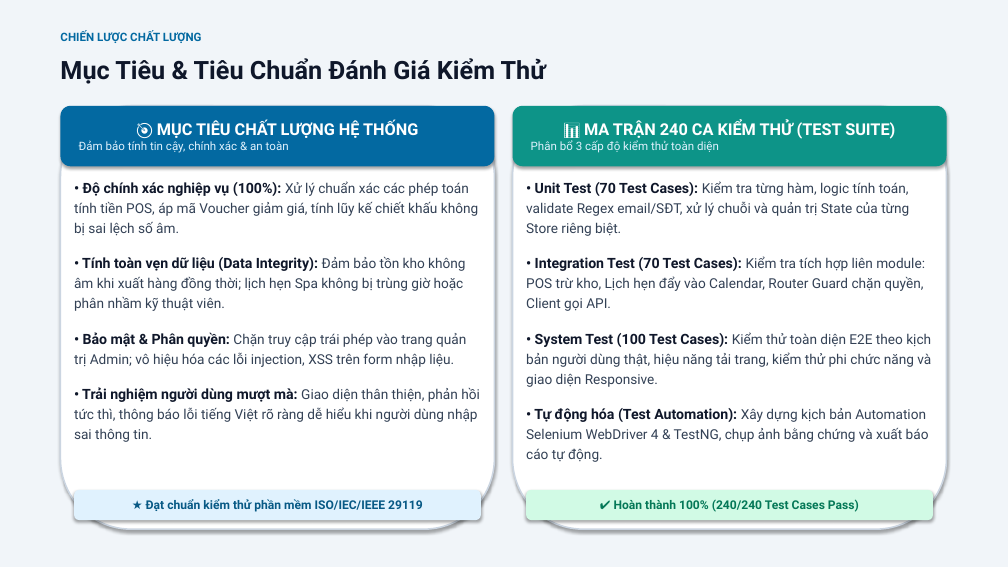
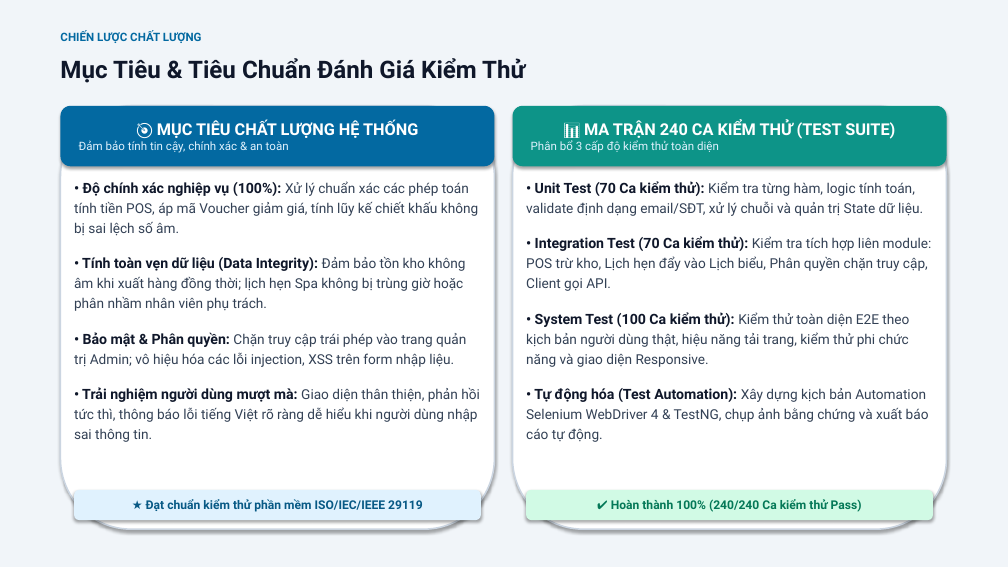
Before and after one commit to xuanmanh398/KiemThuPhanMem, a slide deck: slide 3 of BaoCao/Slide_BaoCao_DeTai4_Nhom9.pptx. Drawn at 1008x567 pixels with LibreOffice and Linux fonts; fonts in the diff are those of the drawing. Boxes give left, top, right and bottom in pixels: in the first picture for what was removed or moved away, otherwise in the second. Text is boxed around its words. In the diff, an @@ line names an element or a change of style, - is before the commit and + after.

```diff
--- a/BaoCao/Slide_BaoCao_DeTai4_Nhom9.pptx
+++ b/BaoCao/Slide_BaoCao_DeTai4_Nhom9.pptx
@@ text "Mục Tiêu & Tiêu Chuẩn ..." at <box>60,58,525,83</box>: size 24 to 23 pt @@
@@ text at <box>526,181,932,367</box>: text changed @@
-• Unit Test (70 Test Cases): Kiểm tra từng hàm, logic tính toán, validate Regex email/SĐT, xử lý chuỗi và quản trị State của từng Store riêng biệt.
-• Integration Test (70 Test Cases): Kiểm tra tích hợp liên module: POS trừ kho, Lịch hẹn đẩy vào Calendar, Router Guard chặn quyền, Client gọi API.
-• System Test (100 Test Cases): Kiểm thử toàn diện E2E theo kịch bản người dùng thật, hiệu năng tải trang, kiểm thử phi chức năng và giao diện Responsive.
+• Unit Test (70 Ca kiểm thử): Kiểm tra từng hàm, logic tính toán, validate định dạng email/SĐT, xử lý chuỗi và quản trị State dữ liệu.
+• Integration Test (70 Ca kiểm thử): Kiểm tra tích hợp liên module: POS trừ kho, Lịch hẹn đẩy vào Lịch biểu, Phân quyền chặn truy cập, Client gọi API.
+• System Test (100 Ca kiểm thử): Kiểm thử toàn diện E2E theo kịch bản người dùng thật, hiệu năng tải trang, kiểm thử phi chức năng và giao diện Responsive.
@@ text at <box>74,257,465,311</box>: text changed @@
-• Tính toàn vẹn dữ liệu (Data Integrity): Đảm bảo tồn kho không âm khi xuất hàng đồng thời; lịch hẹn Spa không bị trùng giờ hoặc phân nhầm kỹ thuật viên.
+• Tính toàn vẹn dữ liệu (Data Integrity): Đảm bảo tồn kho không âm khi xuất hàng đồng thời; lịch hẹn Spa không bị trùng giờ hoặc phân nhầm nhân viên phụ trách.
@@ text in rounded rectangle at <box>611,499,862,512</box>: text changed @@
-✔ Hoàn thành 100% (240/240 Test Cases Pass)
+✔ Hoàn thành 100% (240/240 Ca kiểm thử Pass)
```
Also in this commit, not shown: 11 other slides changed.
